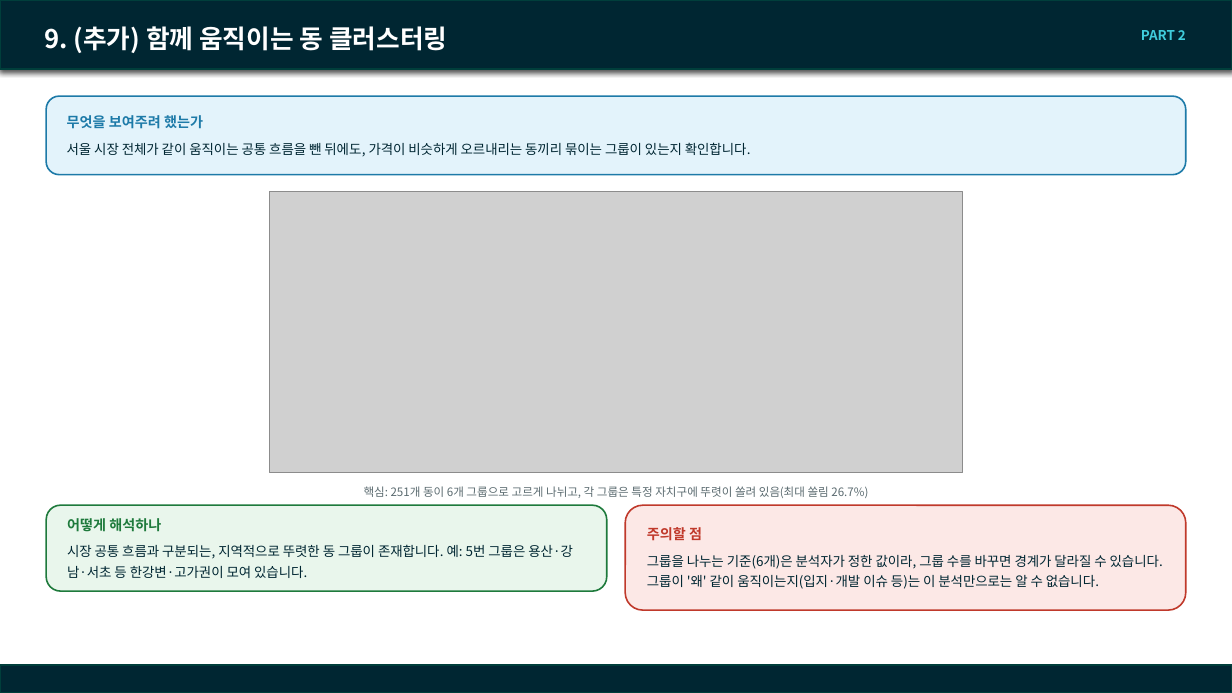
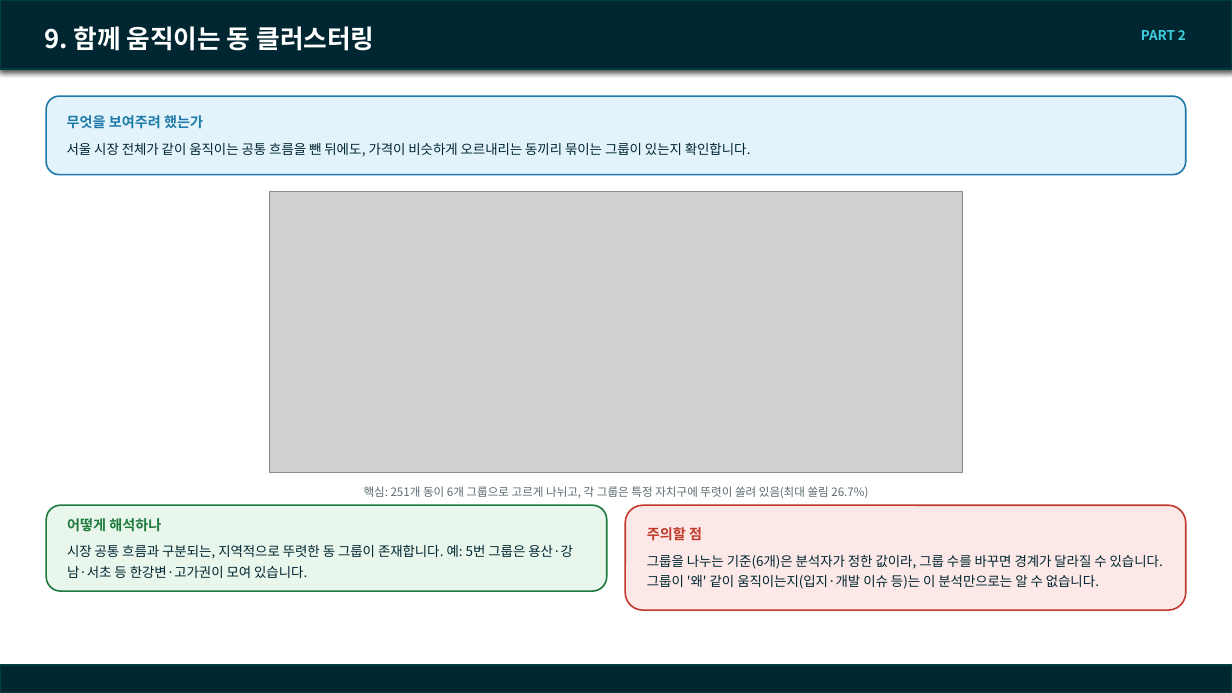
Before and after one commit to SunooJ-KR/Boomingup, a slide deck: slide 18 of eda/docs/260916_team_meeting.pptx. Drawn at 1232x693 pixels with LibreOffice and Linux fonts; fonts in the diff are those of the drawing; grey boxes stand for pictures; background and template pictures are left out. Boxes give left, top, right and bottom in pixels: in the first picture for what was removed or moved away, otherwise in the second. Text is boxed around its words. In the diff, an @@ line names an element or a change of style, - is before the commit and + after.

Commit message:
docs(eda): "(추가)" 라벨 제거, 외부데이터만 "(외부)"로 명시
08~09번(이벤트 반대 반응 동, 동 클러스터링)은 팀 데이터베이스로 분석한
최종 결과라 "(추가)" 라벨을 뗐다. 10번(인구·세대수)만 실제로 외부
공공데이터를 썼으므로 "(외부)"로 명확히 구분했다. 목차 슬라이드도
"08~10"으로 뭉뚱그리지 않고 08/09/10을 각각 표시하도록 고쳤다.

```diff
--- a/eda/docs/260916_team_meeting.pptx
+++ b/eda/docs/260916_team_meeting.pptx
@@ title at <box>44,26,374,51</box>: text changed @@
-9. (추가) 함께 움직이는 동 클러스터링
+9. 함께 움직이는 동 클러스터링
```
Also in this commit, not shown: 5 other slides changed, 1 other file.
